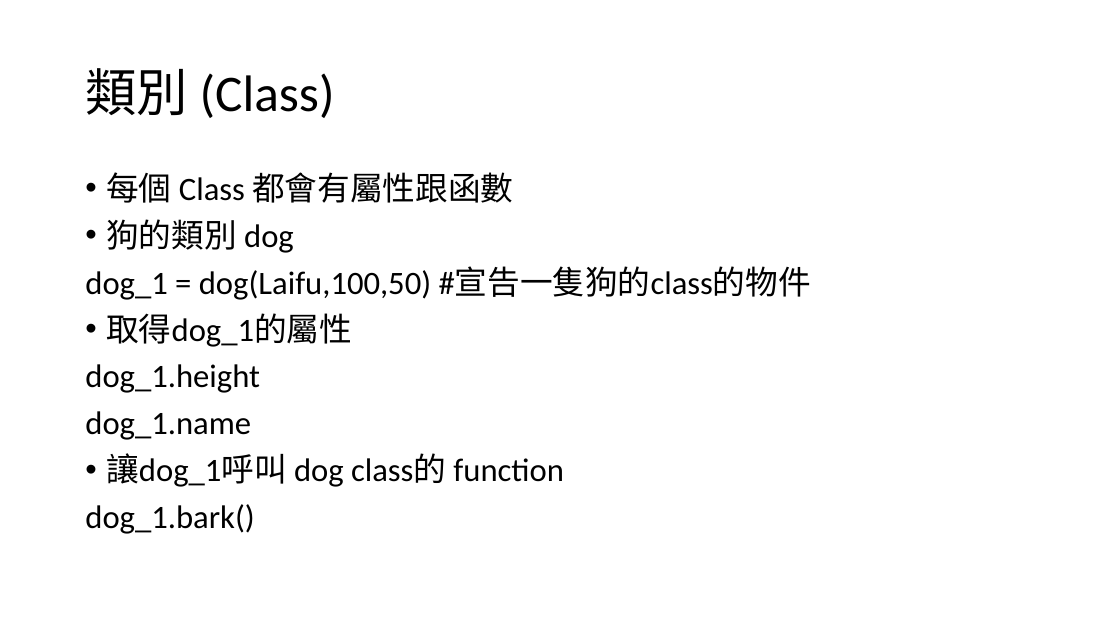
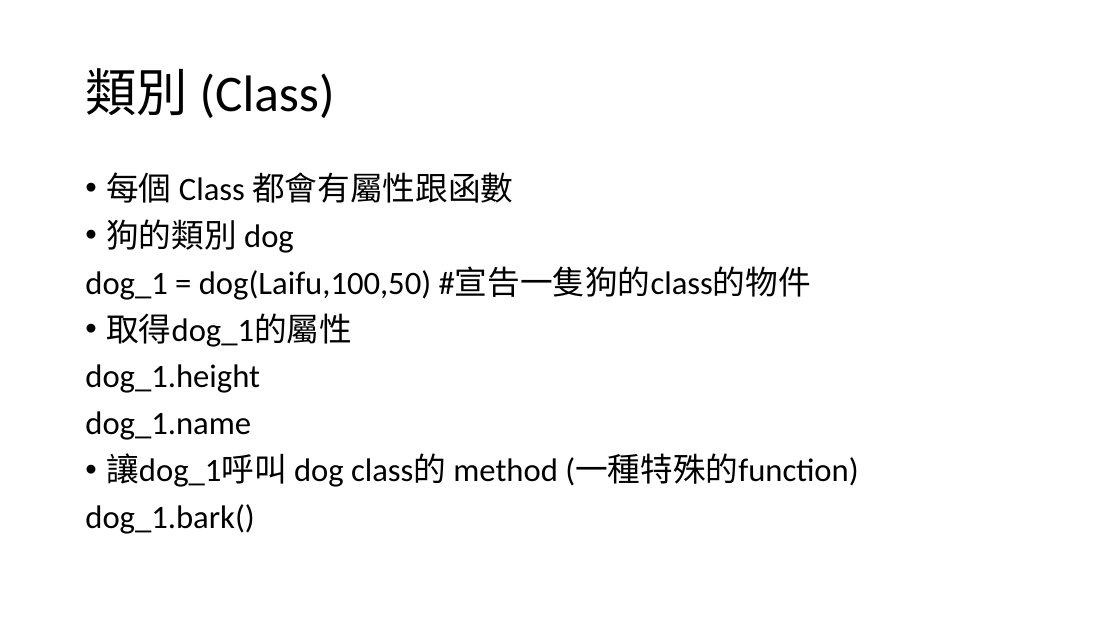
Before and after one commit to cmpss92140/EECS_SUMMER_CAMP, a slide deck: slide 33 of 2018電資營_資工實作.pptx (slide 32 before the commit). Drawn at 1120x630 pixels with LibreOffice and Linux fonts; fonts in the diff are those of the drawing. Boxes give left, top, right and bottom in pixels: in the first picture for what was removed or moved away, otherwise in the second. Text is boxed around its words. In the diff, an @@ line names an element or a change of style, - is before the commit and + after.

```diff
--- a/2018電資營_資工實作.pptx
+++ b/2018電資營_資工實作.pptx
@@ text at (106,453,858,487): text changed @@
-• 讓dog_1呼叫 dog class的 function
+• 讓dog_1呼叫 dog class的 method (一種特殊的function)
```
Also in this commit, not shown: 1 other slide changed, 1 slide added, 4 other files.
